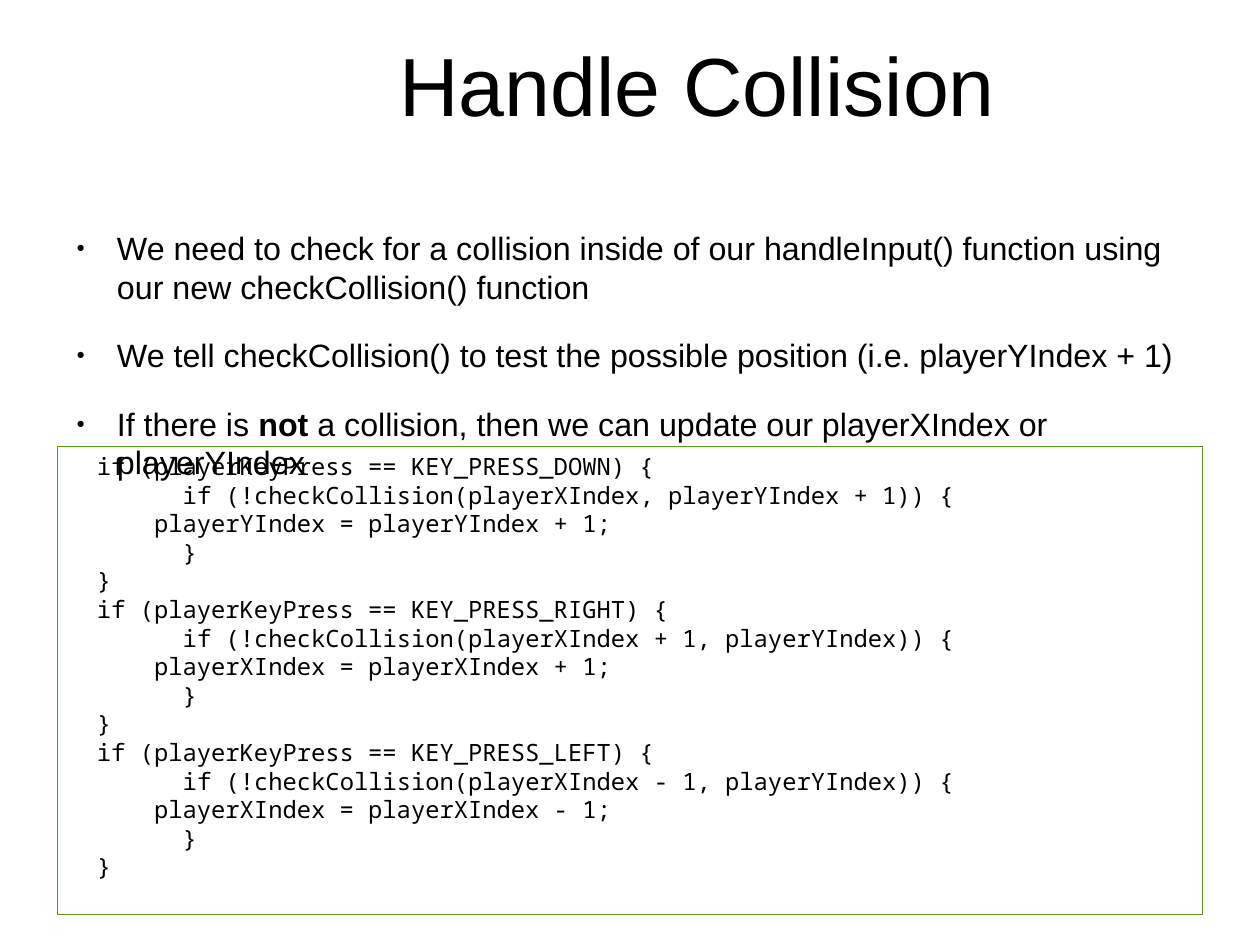
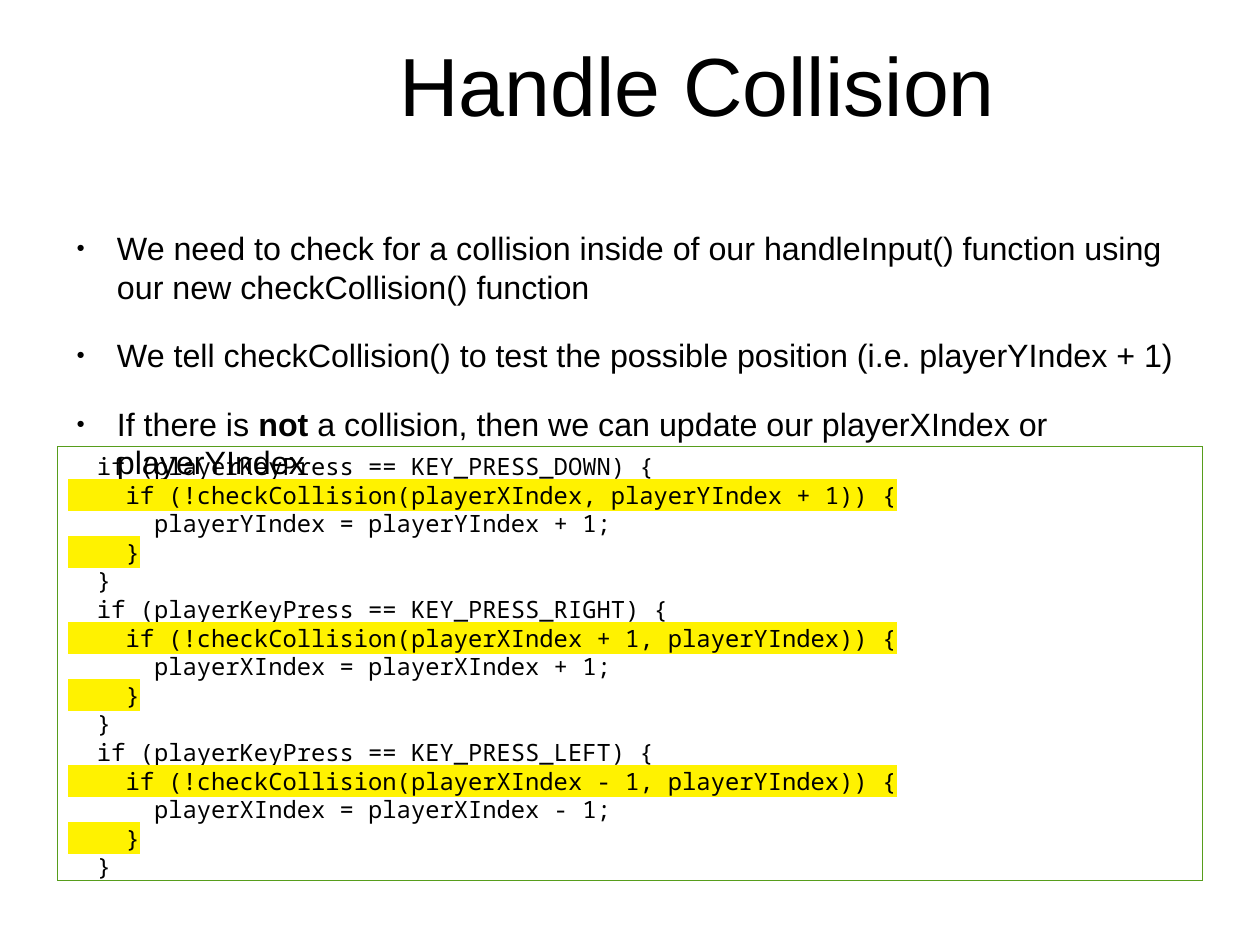
Before and after one commit to originalgrego/Webtris, a slide deck: slide 23 of Webtris - Explorathon 2019.odp (slide 22 before the commit). Drawn at 1260x946 pixels with LibreOffice and Linux fonts; fonts in the diff are those of the drawing; background and template pictures are left out. Boxes give left, top, right and bottom in pixels: in the first picture for what was removed or moved away, otherwise in the second. Text is boxed around its words. In the diff, an @@ line names an element or a change of style, - is before the commit and + after.

```diff
--- a/Webtris - Explorathon 2019.odp
+++ b/Webtris - Explorathon 2019.odp
@@ rectangle "if (playerKeyPress == KEY_PRESS_DOWN) {": place and size @@
-rectangle "if (playerKeyPress == KEY_PRESS_DOWN) {" at (57,446,1203,915)
+rectangle "if (playerKeyPress == KEY_PRESS_DOWN) {" at (57,446,1203,880)
@@ text in rectangle at (126,485,868,796): highlight none to #FFF200 in "if (!checkCollision(playerXIndex, playerYIndex + 1)) {", "}", "if (!checkCollision(playerXIndex + 1, playerYIndex)) {", "}" and 2 more places @@
```
Also in this commit, not shown: 5 other slides changed, 4 slides added.
